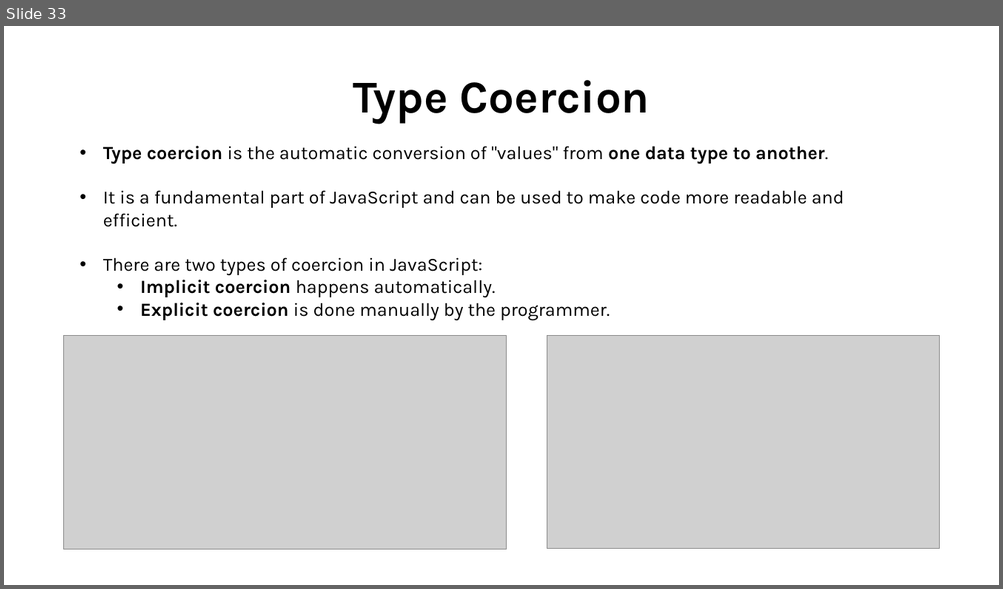
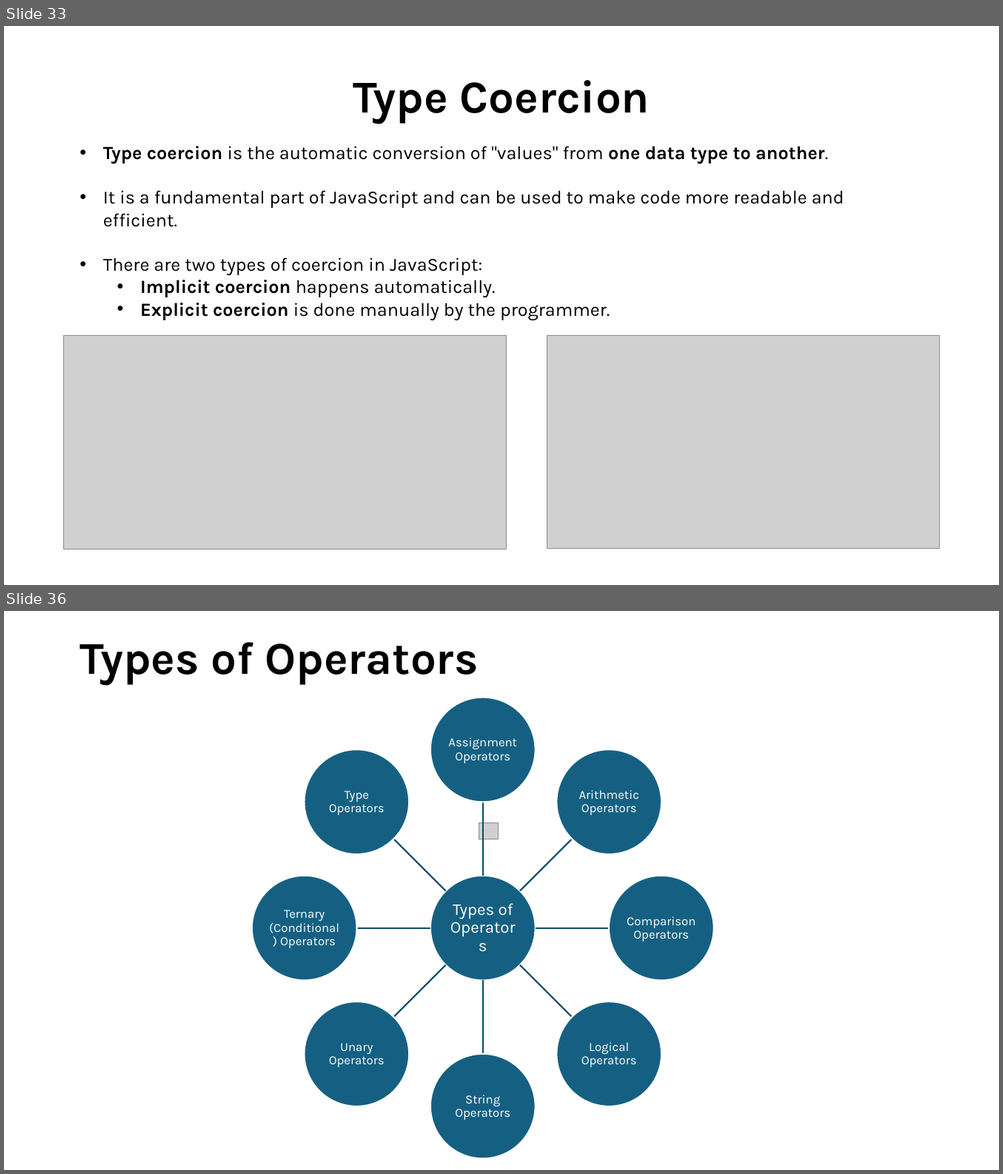
Before and after one commit to shubham-singh-12/Notes, a slide deck: JavaScript Course.pptx. Shown one above the other, each under a label of ours: slide 33 before the commit, slides 33 and 36 after it; the slides between them are not shown. The pictures are 1003x589 and 1003x1174 pixels, drawn with LibreOffice and Linux fonts; fonts in the diff are those of the drawing; grey boxes stand for pictures. Boxes give left, top, right and bottom in pixels: in the first picture for what was removed or moved away, otherwise in the second. Text is boxed around its words. In the diff, an @@ line names an element or a change of style, - is before the commit and + after.

```diff
--- a/JavaScript Course.pptx
+++ b/JavaScript Course.pptx
@@ slide 36 added at (x1=4, y1=611, x2=999, y2=1170), background #FFFFFF @@
@@ title added at (x1=79, y1=642, x2=478, y2=685), 44 pt, text #000000, bold @@
+Types of Operators
@@ group added at (x1=252, y1=698, x2=714, y2=1159): 9 ellipses, 9 texts, 8 freeform shapes @@
+Types of Operators
+Assignment Operators
+Arithmetic Operators
+Comparison Operators
+Logical Operators
+String Operators
+Unary Operators
+Ternary (Conditional) Operators
+Type Operators
@@ picture added at (x1=478, y1=823, x2=498, y2=840) @@
```
Also in this commit, not shown: 27 other slides added, 17 other files.
